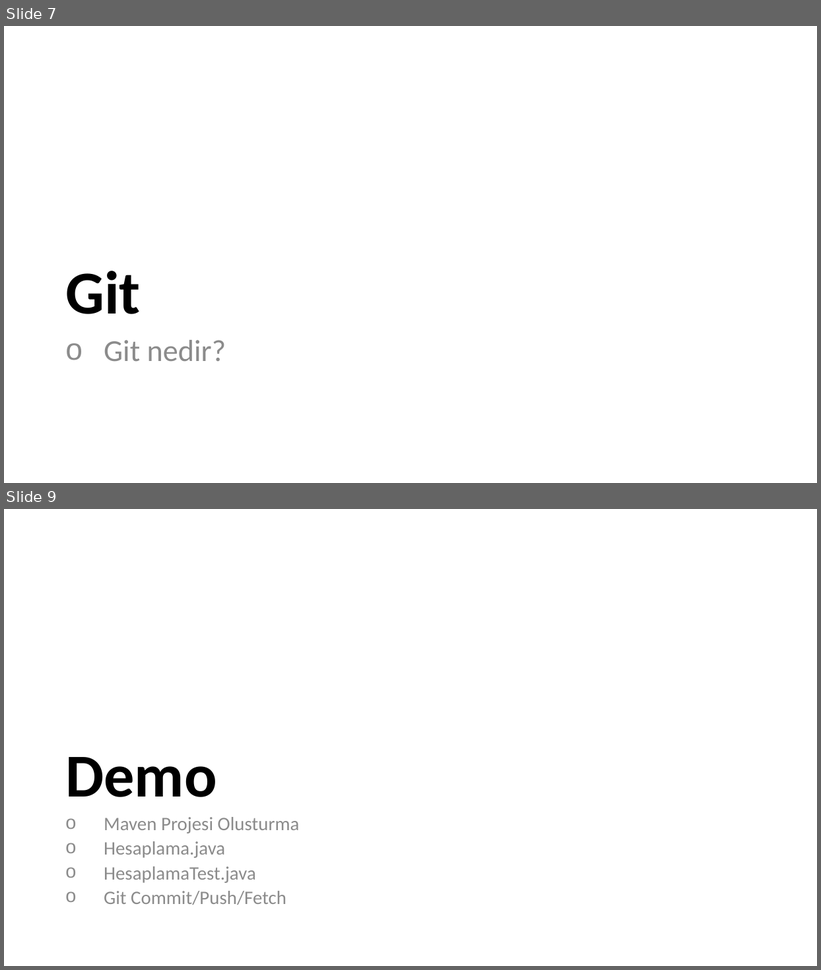
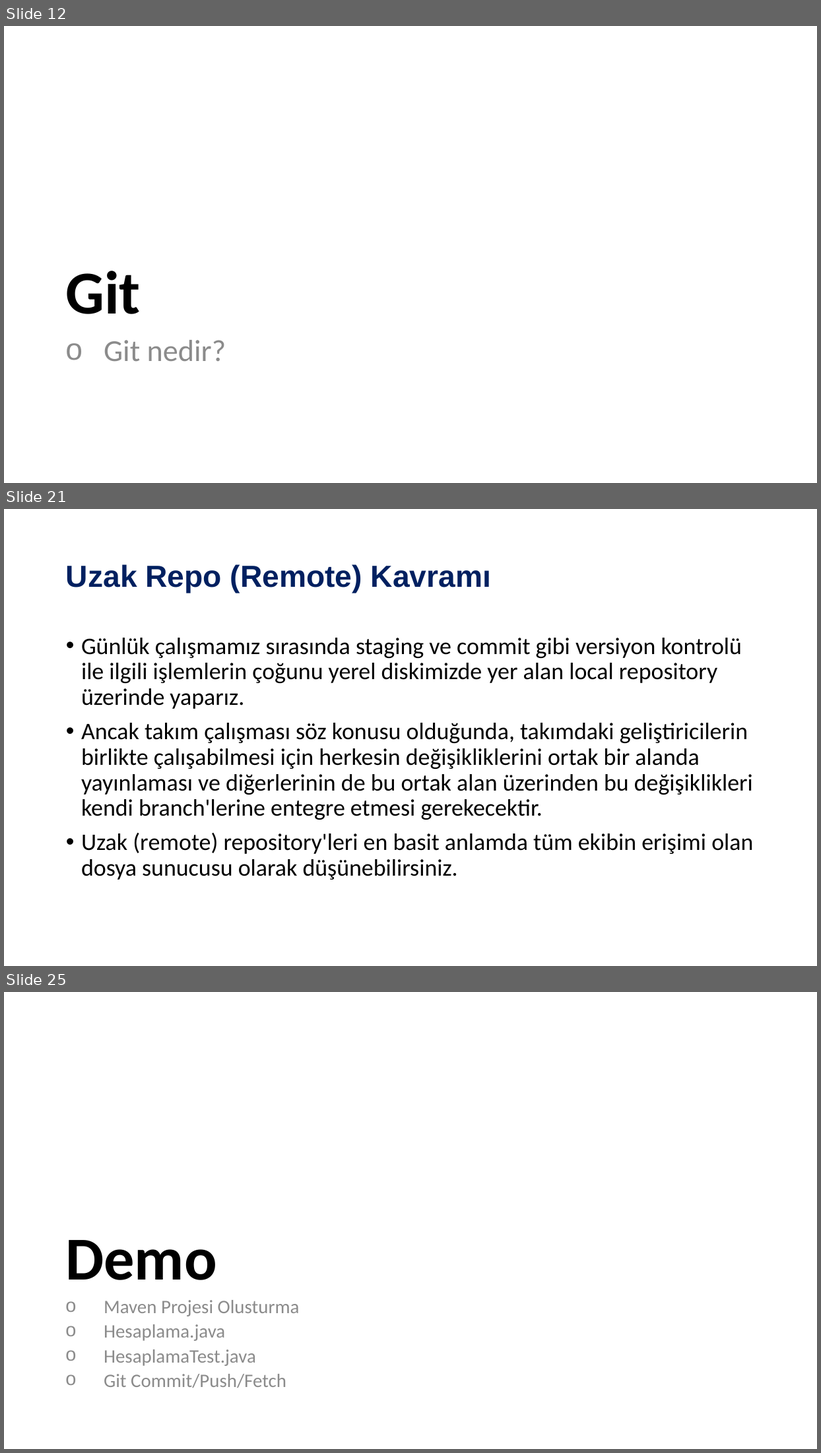
Before and after one commit to ozkansari/MyCourses, a slide deck: SoftwareDevEnvAndTools_2017Autumn/_docs/4_Ders_Sunum.pptx. Shown one above the other, each under a label of ours: slides 7 and 9 before the commit, slides 12, 21 and 25 after it; the slides between them are not shown. The pictures are 821x970 and 821x1453 pixels, drawn with LibreOffice and Linux fonts; fonts in the diff are those of the drawing. Boxes give left, top, right and bottom in pixels: in the first picture for what was removed or moved away, otherwise in the second. Text is boxed around its words. In the diff, an @@ line names an element or a change of style, - is before the commit and + after.

```diff
--- a/SoftwareDevEnvAndTools_2017Autumn/_docs/4_Ders_Sunum.pptx
+++ b/SoftwareDevEnvAndTools_2017Autumn/_docs/4_Ders_Sunum.pptx
@@ slide 21 added at (x1=4, y1=509, x2=817, y2=966), background #FFFFFF @@
@@ title added at (x1=66, y1=564, x2=491, y2=593), 36 pt, text #002060, bold @@
+Uzak Repo (Remote) Kavramı
@@ text added at (x1=81, y1=638, x2=753, y2=880), 28 pt, text #000000 @@
+• Günlük çalışmamız sırasında staging ve commit gibi versiyon kontrolü ile ilgili işlemlerin çoğunu yerel diskimizde yer alan local repository üzerinde yaparız.
+• Ancak takım çalışması söz konusu olduğunda, takımdaki geliştiricilerin birlikte çalışabilmesi için herkesin değişikliklerini ortak bir alanda yayınlaması ve diğerlerinin de bu ortak alan üzerinden bu değişiklikleri kendi branch'lerine entegre etmesi gerekecektir.
+• Uzak (remote) repository'leri en basit anlamda tüm ekibin erişimi olan dosya sunucusu olarak düşünebilirsiniz.
@@ what was slide 7 is now slide 12 @@
@@ what was slide 9 is now slide 25 @@
```
Also in this commit, not shown: 4 slides changed, 15 other slides added, 3 other files.
